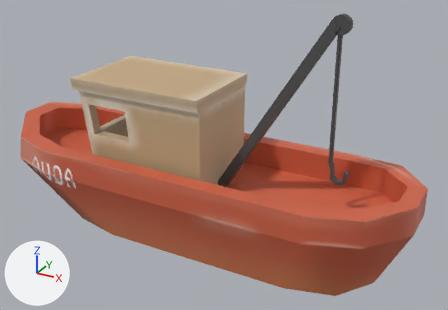
The FBX model Assets/Props/Models/Ship_model.fbx, before and after one commit.
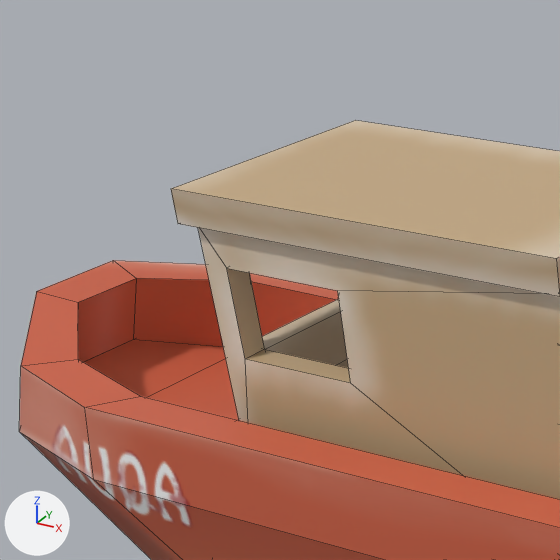
There are two pictures of each version: one whole from a camera (50 mm lens) standing at (0.0882, -0.1358, 0.099) and looking at (0.0079, 0.0102, 0.026), one close up on the part from 3% to 44% of the width and 5% to 65% of the height. Every picture has the same lights, and +X, +Y and +Z are marked at lower left. The close-ups show mesh edges as thin lines. Where no turn or scale is listed for an object, it has been applied to the vertices.

Objects in the first close-up: 'Ship'.
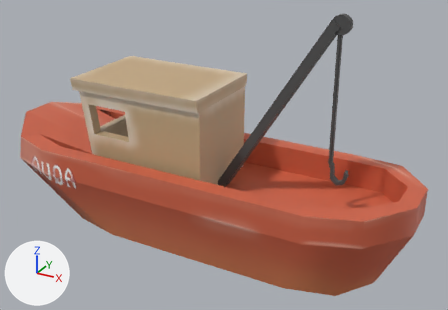
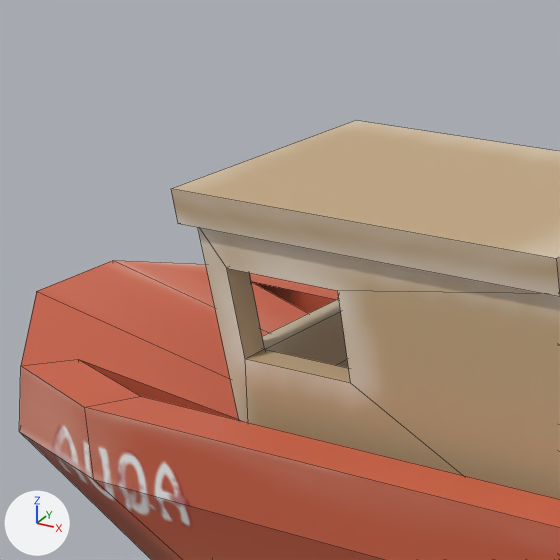
The change, as JSON lines over the scene's bpy script:
```json
{"block": "me_mesh", "where": "me_mesh.from_pydata(...)  # 143 vertices, 137 faces; spans x -0.0657..0.065, y -0.011..0.031, z -0.0012..0.0702"}
{"block": "me_mesh", "where": "# used by ob_ship; location = (0.0, 0.0, 0.0)"}
{"block": "me_mesh", "where": "# before: 95 (-0.0595, 0.0054, 0.0279) at pixel (78, 302), 101 (-0.0595, 0.0146, 0.0279) at pixel (136, 278), 105 (-0.0611, 0.0054, 0.0202), 109 (-0.0611, 0.0146, 0.0202) at pixel (133, 339)"}
{"block": "me_mesh", "change": "me_mesh part 1"}
{"op": "add", "block": "me_mesh", "code": "for i in [95, 101, 105, 109]: me_mesh.vertices[i].co += Vector((0.078, 0.0, -0.016))"}
```

Boxes (x1, y1, x2, y2) around the edits, measured in the close-ups (560 x 560 px; the box of a moved part takes in the faces that stretch with it):
```json
{"part": 1, "of": "me_mesh", "change": "moved or reshaped", "before": [21, 260, 226, 397], "after": [21, 260, 308, 420]}
```
